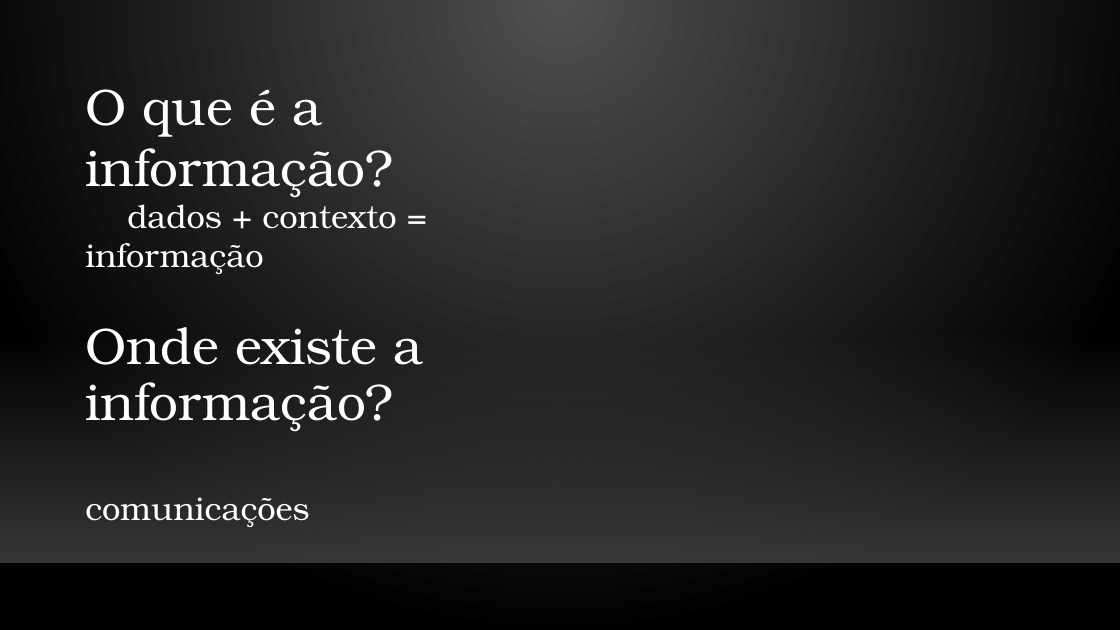
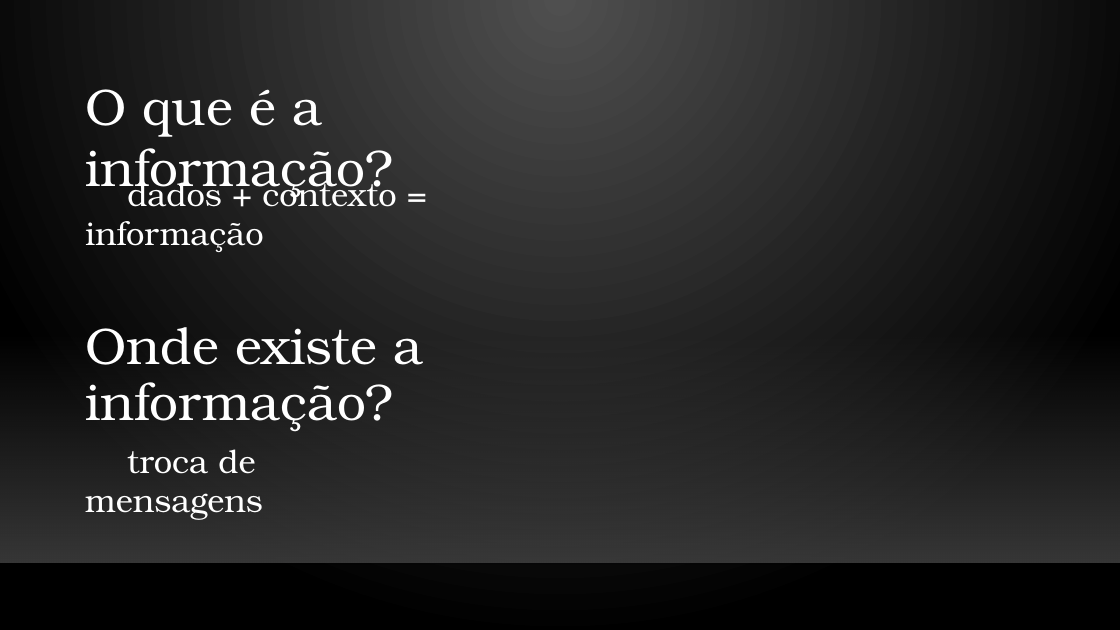
Before and after one commit to inesamil/projeto, a slide deck: slide 2 of Documentos/4. Apresentação Individual/Nuno/Apresentação.pptx. Drawn at 1120x630 pixels with LibreOffice and Linux fonts; fonts in the diff are those of the drawing; background and template pictures are left out. Boxes give left, top, right and bottom in pixels: in the first picture for what was removed or moved away, otherwise in the second. Text is boxed around its words. In the diff, an @@ line names an element or a change of style, - is before the commit and + after.

```diff
--- a/Documentos/4. Apresentação Individual/Nuno/Apresentação.pptx
+++ b/Documentos/4. Apresentação Individual/Nuno/Apresentação.pptx
@@ text "dados + contexto = informação": place and size @@
-text "dados + contexto = informação" at (85, 197, 396, 274)
+text "dados + contexto = informação" at (85, 175, 396, 252)
@@ text at (85, 449, 263, 520): text changed @@
-comunicações
+troca de mensagens
```
Also in this commit, not shown: 1 slide added, 1 slide removed, 1 other file.
